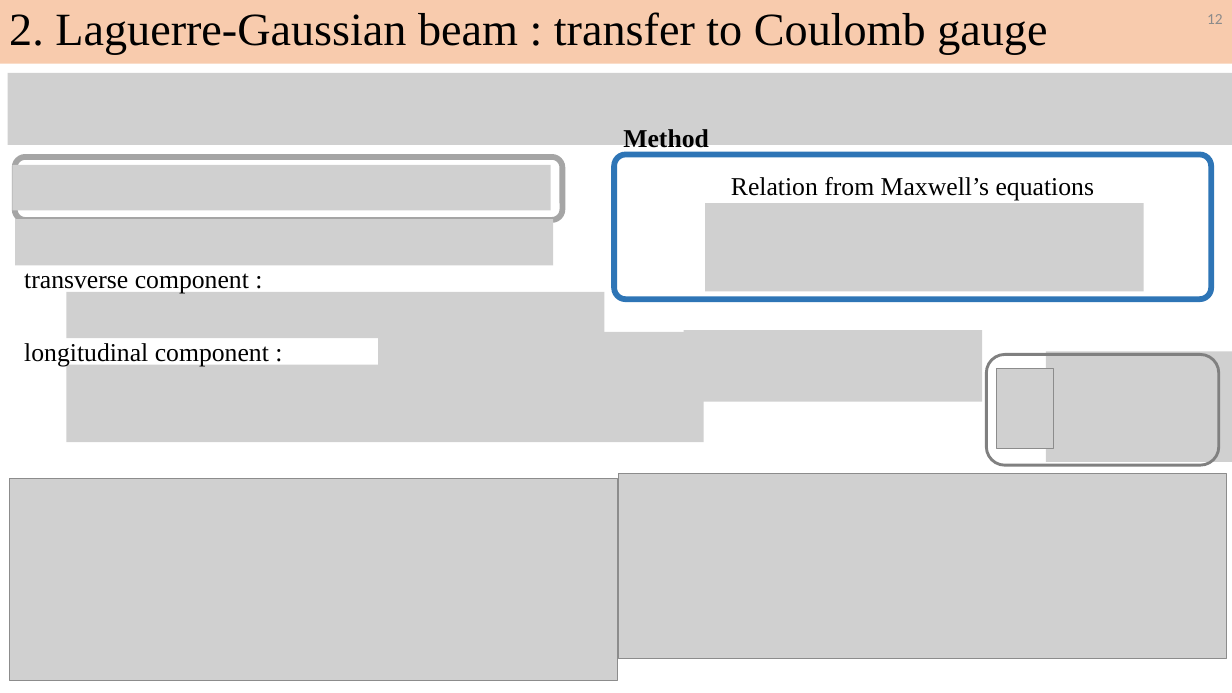
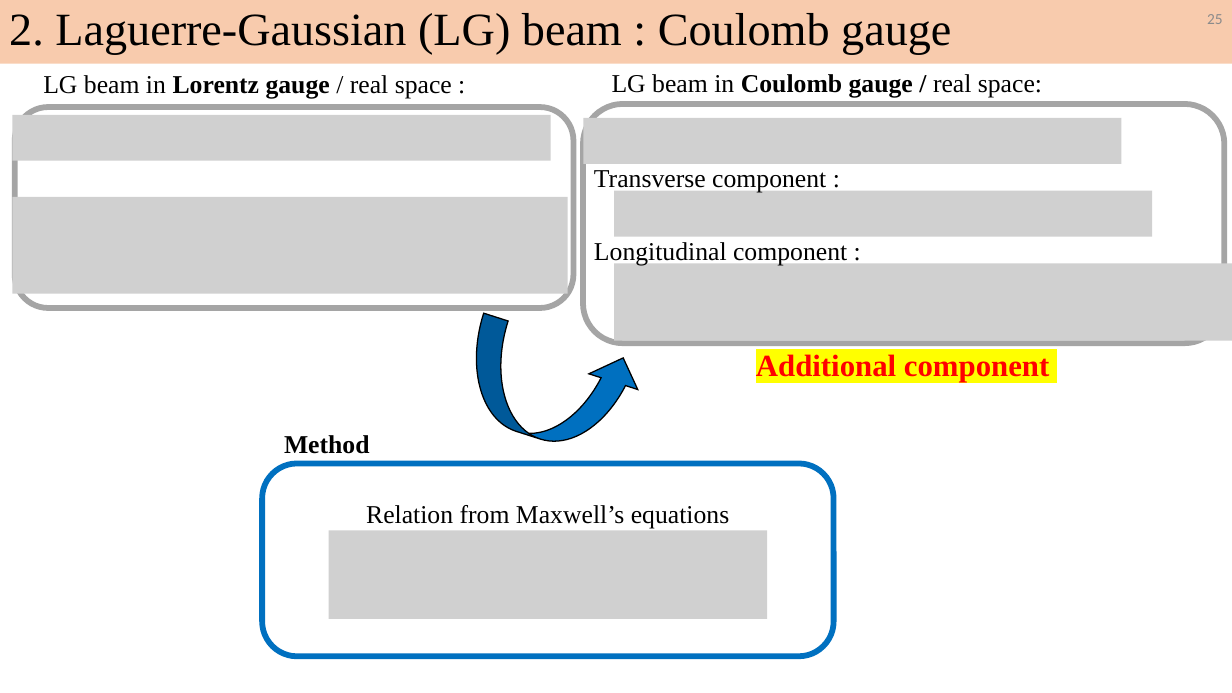
Before and after one commit to Liubroke13/Main_code, a slide deck: slide 25 of Final/碩士總結/RY_Defense_v1.pptx (slide 12 before the commit). Drawn at 1232x693 pixels with LibreOffice and Linux fonts; fonts in the diff are those of the drawing; grey boxes stand for pictures. Boxes give left, top, right and bottom in pixels: in the first picture for what was removed or moved away, otherwise in the second. Text is boxed around its words. In the diff, an @@ line names an element or a change of style, - is before the commit and + after.

```diff
--- a/Final/碩士總結/RY_Defense_v1.pptx
+++ b/Final/碩士總結/RY_Defense_v1.pptx
@@ text in rectangle at <box>9,13,951,54</box>: text changed @@
-2. Laguerre-Gaussian beam : transfer to Coulomb gauge
+2. Laguerre-Gaussian (LG) beam : Coulomb gauge
@@ page number at <box>1207,14,1223,24</box>: text changed @@
-12
+25
@@ picture removed at <box>7,73,1232,145</box> @@
@@ text added at <box>43,75,452,99</box>, 20 pt, text #000000 @@
+LG beam in Lorentz gauge / real space :
@@ text added at <box>612,74,1042,98</box>, 20 pt, text #000000 @@
+LG beam in Coulomb gauge / real space:
@@ picture added at <box>12,115,550,160</box> @@
@@ rounded rectangle: place and size @@
-rounded rectangle at <box>15,157,563,220</box>
+rounded rectangle at <box>15,107,574,308</box>
@@ rounded rectangle: place and size @@
-rounded rectangle at <box>615,154,1212,299</box>
+rounded rectangle at <box>583,104,1225,343</box>
@@ rounded rectangle at <box>583,104,1225,343</box>: outline #2E75B6 4.5 pt to #A5A5A5 4.5 pt; proportions changed @@
@@ picture added at <box>583,117,1121,164</box> @@
@@ picture removed at <box>12,165,550,210</box> @@
@@ text at <box>594,170,826,192</box>: text changed @@
-transverse component :
+Transverse component :
@@ picture added at <box>12,197,567,294</box> @@
@@ picture added at <box>615,190,1153,237</box> @@
@@ picture removed at <box>705,203,1144,292</box> @@
@@ picture removed at <box>15,219,553,265</box> @@
@@ text at <box>594,242,847,265</box>: text changed @@
-longitudinal component :
+Longitudinal component :
@@ picture added at <box>615,263,1232,341</box> @@
@@ picture removed at <box>67,292,604,338</box> @@
@@ curved left arrow added at <box>453,313,648,463</box>, fill #0070C0, outline #000000 1 pt @@
@@ picture removed at <box>378,332,720,372</box> @@
@@ picture removed at <box>684,330,982,401</box> @@
@@ text added at <box>756,354,1049,382</box>, 24 pt, text #FF0000, bold @@
+Additional component
@@ picture removed at <box>67,365,704,443</box> @@
@@ group removed at <box>987,351,1232,474</box>: 2 pictures, 1 text, 1 rounded rectangle @@
-(arbitrary units)
@@ text "Method": place and size @@
-text "Method" at <box>623,129,709,151</box>
+text "Method" at <box>284,435,370,454</box>
@@ picture removed at <box>9,479,617,681</box> @@
@@ rounded rectangle added at <box>262,464,834,657</box>, fill #FFFFFF, outline #0070C0 4.5 pt @@
@@ picture removed at <box>618,473,1226,659</box> @@
@@ text "Relation from Maxwell’s equations": place and size @@
-text "Relation from Maxwell’s equations" at <box>731,177,1094,201</box>
+text "Relation from Maxwell’s equations" at <box>366,505,729,528</box>
@@ picture added at <box>329,531,768,619</box> @@
```
Also in this commit, not shown: 8 other slides changed, 40 slides added, 1 slide removed, 34 other files.
